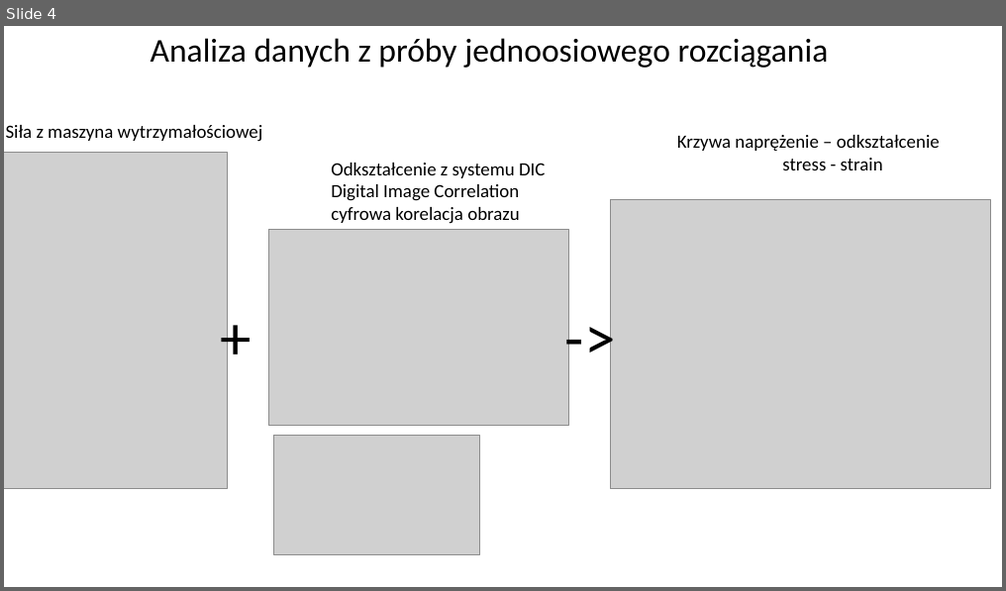
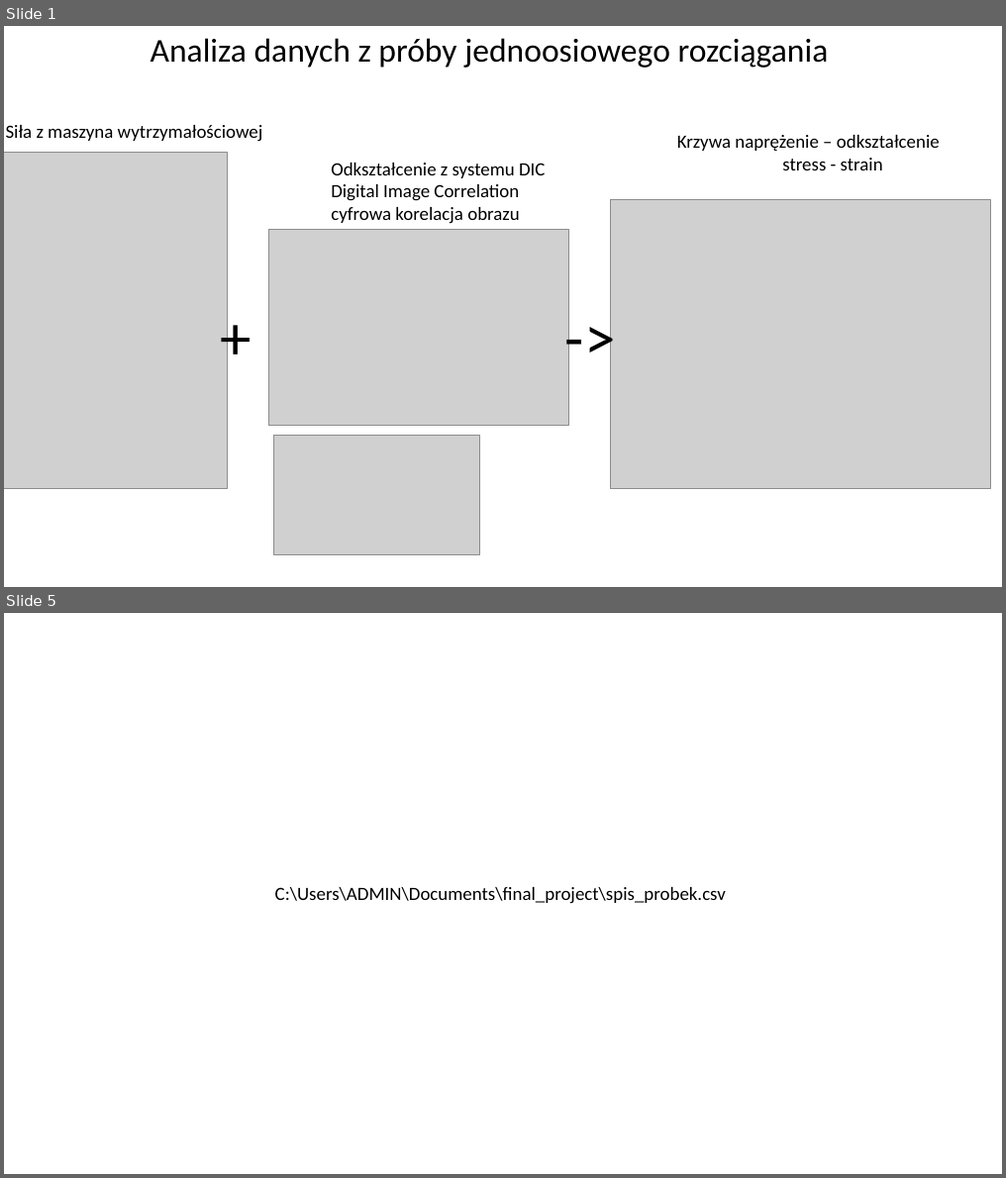
Before and after one commit to martaciemiorek/final, a slide deck: schemat.pptx. Shown one above the other, each under a label of ours: slide 4 before the commit, slides 1 and 5 after it; the slides between them are not shown. The pictures are 1006x591 and 1006x1178 pixels, drawn with LibreOffice and Linux fonts; fonts in the diff are those of the drawing; grey boxes stand for pictures. Boxes give left, top, right and bottom in pixels: in the first picture for what was removed or moved away, otherwise in the second. Text is boxed around its words. In the diff, an @@ line names an element or a change of style, - is before the commit and + after.

```diff
--- a/schemat.pptx
+++ b/schemat.pptx
@@ slide 5 added at [4, 613, 1002, 1174], background #FFFFFF @@
@@ text added at [275, 887, 726, 904], 18 pt, text #000000 @@
+C:\Users\ADMIN\Documents\final_project\spis_probek.csv
@@ what was slide 4 is now slide 1 @@
```
Also in this commit, not shown: 1 slide changed, 2 other slides added, 4 slides removed, 7 other files.
